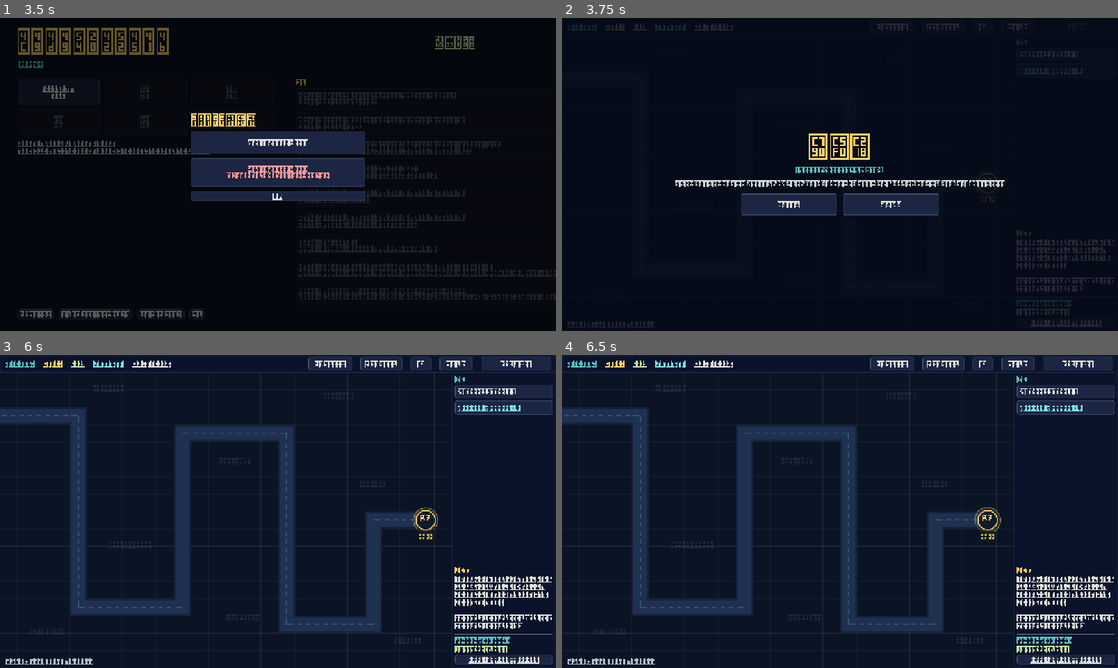
Above: before the commit, frames 1-4 (two rows, left to right).
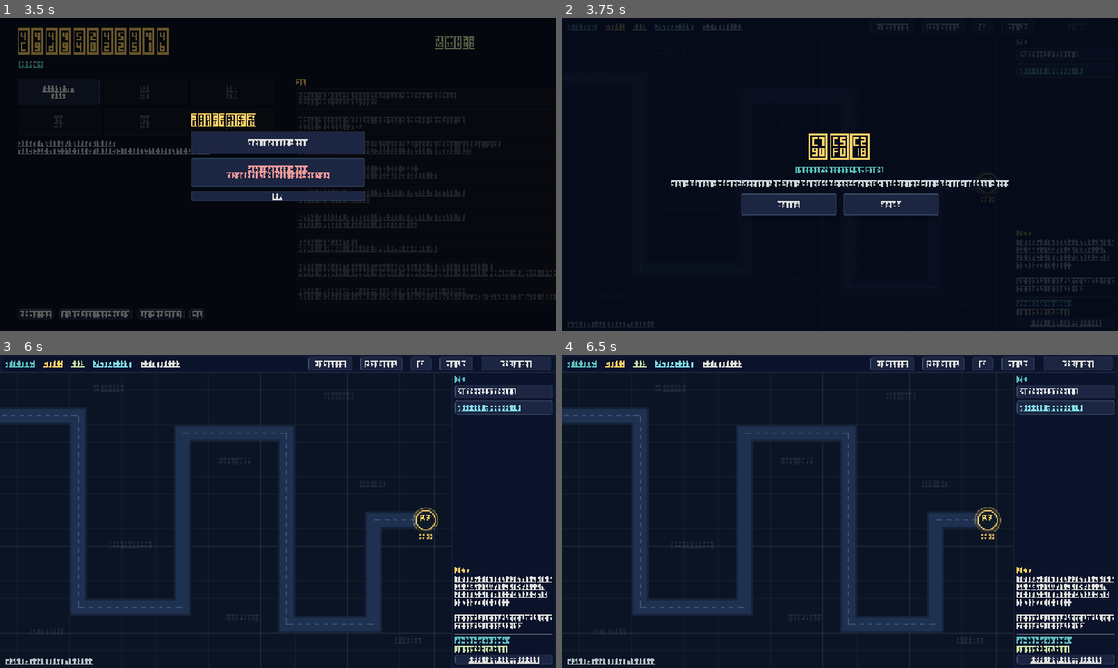
Above: after the commit, the same moments.

Repository: dkssud9999/math-TD
Game: Godot game, scene res://scenes/menu.tscn
The game is run twice, just before and just after one commit, with the same random seed, the same clock (stepped at 60 frames per second) and the same inputs.
Inputs:
- Up to frame 1 (3.5 s): click "1-1 자연수 ☆☆☆" at 0.5 s; click "♪ 소리: 켬" at 1.25 s; click "기록 초기화 (두 번 클릭)" at 2 s; click "개발자 모드: 끔" at 2.75 s
- Up to frame 2 (3.75 s): click "일반 — 통찰 +17" at 3.5 s
- Up to frame 3 (6 s): click "−1 빼기 50ρ" at 4.25 s; click "÷2 나누기 70ρ" at 5 s; click "시작 ▶" at 5.75 s
- Up to frame 4 (6.5 s): no input

Frame 1 is identical in both runs. In frame 2, 0.5% of the frame differs, in the area x 17-99%, y 1-81%; in frame 3, 0.2%; in frame 4, 0.2%.

Commit message:
UI: 무결성 → 코어 체력
Co-Authored-By: Claude Opus 5.5 <noreply@anthropic.com>
Claude-Session: https://claude.ai/code/session_01Kx8GmJXLMdXoBrxzsHq1Cr

Diff:
--- a/autoload/data.gd
+++ b/autoload/data.gd
@@ -100,7 +100,7 @@
 # mix entries: [template, weight, first_wave]
 var STAGES: Dictionary = {
 	"1-1": {"chapter": 1, "name": "자연수", "map": 0, "x_end": 3.0, "base": 9, "growth": 1.3, "interval": [1.0, 0.55],
-		"desc": "적의 체력은 그 숫자 자체입니다. 0으로 만들면 사라집니다. 코어에 닿으면 자릿수만큼 무결성을 깎습니다 (7은 1, 100은 3).",
+		"desc": "적의 체력은 그 숫자 자체입니다. 0으로 만들면 사라집니다. 코어에 닿으면 자릿수만큼 코어 체력을 깎습니다 (7은 1, 100은 3).",
 		"mix": [["n1", 1, 1], ["n2", 1, 6]], "boss": [["n100", 2]]},
 	"1-2": {"chapter": 1, "name": "짝수와 홀수", "map": 1, "x_end": 3.0, "base": 10, "growth": 1.3, "interval": [0.95, 0.5],
 		"desc": "나누기는 나누어떨어지는 수만 절반으로 만듭니다. 짝수는 나누고, 홀수는 빼세요. 1000 = 2³ · 125.",
@@ -118,7 +118,7 @@
 		"desc": "지금까지 배운 모든 것. 마지막 스테이지입니다.",
 		"mix": [["n2", 1, 1], ["sq", 1, 1], ["p2", 1, 1], ["prime", 1, 3], ["even", 1, 5], ["big", 1, 4]], "boss": [["k10_6", 1], ["k2_32", 1]]},
 	"2-1": {"chapter": 2, "name": "변수", "map": 0, "x_end": 2.0, "flag": "fake_ending", "base": 8, "growth": 0.9, "interval": [1.0, 0.55],
-		"desc": "f(x) = x. 경로가 곧 x축입니다. 코어는 x = 2(2장이니까)에 있습니다. 적이 닿으면 f(2)의 자릿수만큼 무결성이 깎입니다. x ÷ x = 1, 그리고 1 − 1 = 0.",
+		"desc": "f(x) = x. 경로가 곧 x축입니다. 코어는 x = 2(2장이니까)에 있습니다. 적이 닿으면 f(2)의 자릿수만큼 코어 체력이 깎입니다. x ÷ x = 1, 그리고 1 − 1 = 0.",
 		"mix": [["x", 2, 1], ["n1", 1, 1], ["xc", 1, 3], ["lin", 1, 5], ["quad", 1, 9], ["cubic", 1, 12]], "boss": [["boss_x4", 2]]},
 	"2-2": {"chapter": 2, "name": "공통인수", "map": 1, "x_end": 2.0, "base": 5, "growth": 0.8, "interval": [1.15, 0.65],
 		"desc": "2x + 4 = 2(x + 2). 나누기 ÷2로 공통인수를 걷어내고, 빼기로 상수를, ÷x로 x를. 미분은 아직 없습니다.",
@@ -432,7 +432,7 @@
 	{"id": "damp_range", "chapter": 6, "name": "넓은 감쇠", "cost": 35, "req": [], "mod": {"kind": "range", "tower": "damp", "mult": 1.2},
 		"desc": "감쇠장 사거리 +20%."},
 	{"id": "core_up", "chapter": 6, "name": "견고한 코어", "cost": 40, "req": [],
-		"desc": "모든 스테이지의 무결성 +20%."},
+		"desc": "모든 스테이지의 코어 체력 +20%."},
 	{"id": "dm1", "chapter": 8, "name": "지수 소멸 D−1", "cost": 15, "req": [], "flag": "met_signal",
 		"desc": "D − 1 타워 해금. (D − 1)eˣ = 0. 고윳값을 빼면 고유함수가 사라집니다."},
 	{"id": "ann", "chapter": 8, "name": "소멸자 이론", "cost": 18, "req": ["dm1"], "stage": "8-1",
--- a/scripts/hud.gd
+++ b/scripts/hud.gd
@@ -210,7 +210,7 @@
 	lbl_stage.text = "%s %s%s" % [Game.stage_id, st["name"], "  · 하드" if Game.hard else ""]
 	lbl_rho.text = "ρ %d" % int(Game.rho)
 	lbl_rate.text = "+%d/s" % Game.rho_rate()
-	lbl_life.text = "무결성 %d" % Game.integrity
+	lbl_life.text = "코어 체력 %d" % Game.integrity
 	_chg(lbl_wave, "text", "웨이브 %d / %d%s" % [Game.wave, main.waves.size(), "  (짧게)" if Progress.dev_short else ""])
 	var early: bool = main.can_call_early()
 	_chg(btn_start, "disabled", main.state != "build" and not early)
@@ -411,7 +411,7 @@
 func show_result(won: bool, earned_stars: int, insight_gain: int) -> void:
 	var star_txt := "★".repeat(earned_stars) + "☆".repeat(3 - earned_stars)
 	var body := "%s\n\n처치 %d   ·   누출 %d   ·   최대 연쇄 ×%d\n통찰 +%d   (보유 %d)" % [star_txt, Game.kills, Game.leaked, Game.max_combo, insight_gain, Progress.insight]
-	body += "\n\n★ 클리어   ★ 무결성 절반 이상   ★ 누출 0"
+	body += "\n\n★ 클리어   ★ 코어 체력 절반 이상   ★ 누출 0"
 	var buttons: Array = []
 	if won and main.next_stage() != "":
 		buttons.append(["다음 스테이지  ▶", func(): main.go_stage(main.next_stage())])
Not shown, changed: HANDOFF.md
